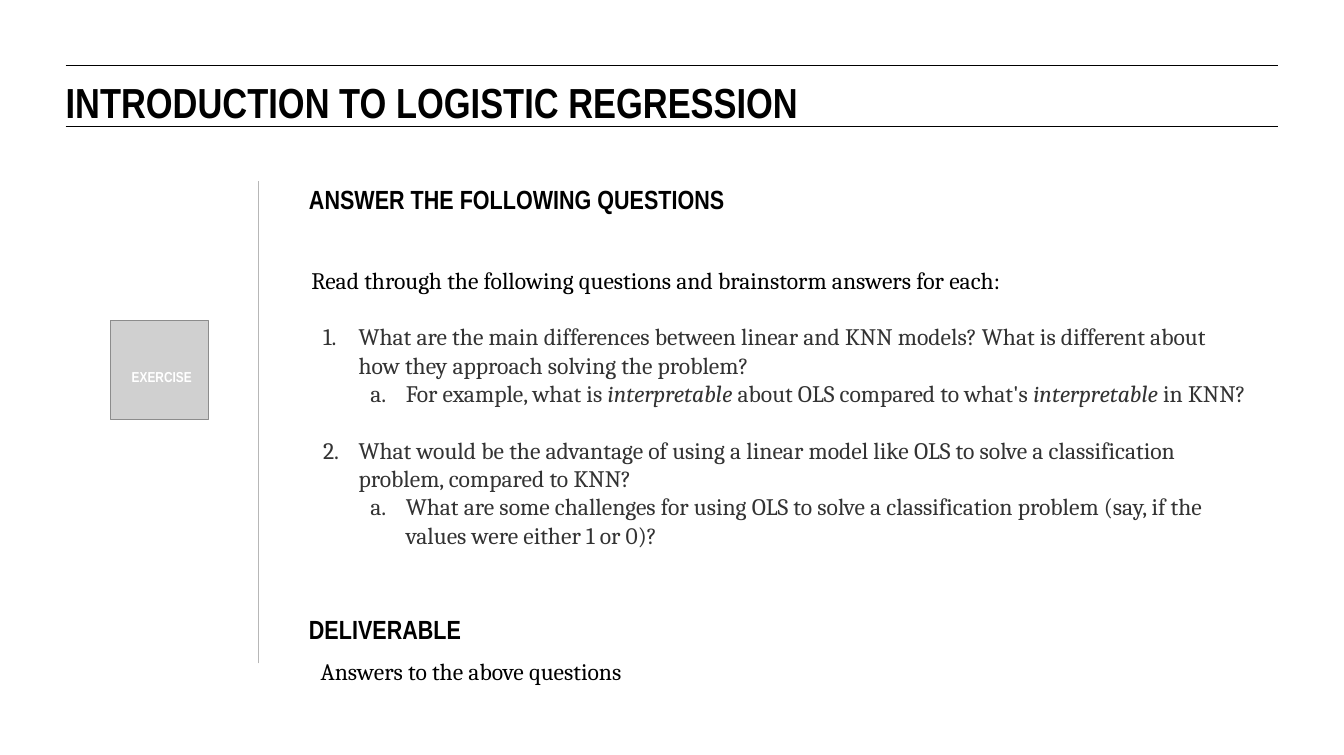
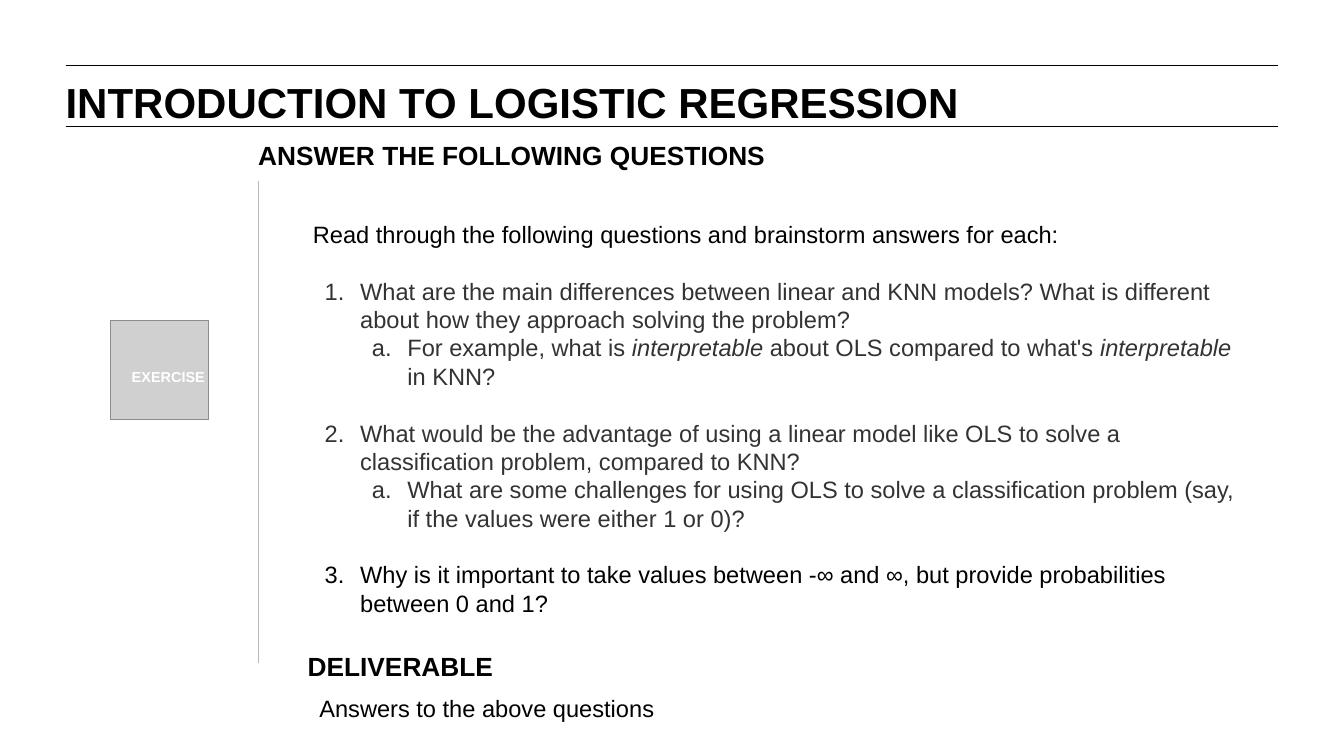
Before and after one commit to matanefron/data-sets, a slide deck: slide 20 of lessons/lesson-9/09-intro-to-logistic-regression.pptx (slide 6 before the commit). Drawn at 1344x755 pixels with LibreOffice and Linux fonts; fonts in the diff are those of the drawing; grey boxes stand for pictures. Boxes give left, top, right and bottom in pixels: in the first picture for what was removed or moved away, otherwise in the second. Text is boxed around its words. In the diff, an @@ line names an element or a change of style, - is before the commit and + after.

```diff
--- a/lessons/lesson-9/09-intro-to-logistic-regression.pptx
+++ b/lessons/lesson-9/09-intro-to-logistic-regression.pptx
@@ font Arial Narrow to Arial in 4 elements at bbox=[66, 88, 958, 119], bbox=[132, 372, 205, 382], bbox=[308, 658, 493, 676], bbox=[258, 146, 765, 170] @@
@@ text "ANSWER THE FOLLOWING QUESTIONS": place and size @@
-text "ANSWER THE FOLLOWING QUESTIONS" at bbox=[309, 190, 724, 214]
+text "ANSWER THE FOLLOWING QUESTIONS" at bbox=[258, 146, 765, 170]
@@ text "Read through the following questions ...": place and size @@
-text "Read through the following questions ..." at bbox=[311, 272, 1246, 547]
+text "Read through the following questions ..." at bbox=[313, 226, 1233, 588]
@@ text at bbox=[313, 226, 1233, 532]: font Cambria to Arial in "Read through the following questions and brainstorm ...", "What are the main differences between linear ...", "For example, what is interpretable about OLS ...", "What would be the advantage of using ..." and 1 more places @@
@@ text at bbox=[360, 566, 1165, 588]: paragraph added @@
+3. Why is it important to take values between -∞ and ∞, but provide probabilities between 0 and 1?
@@ text "DELIVERABLE": place and size @@
-text "DELIVERABLE" at bbox=[309, 621, 461, 639]
+text "DELIVERABLE" at bbox=[308, 658, 493, 676]
@@ text "Answers to the above questions": place and size @@
-text "Answers to the above questions" at bbox=[321, 663, 621, 685]
+text "Answers to the above questions" at bbox=[319, 700, 654, 722]
@@ text "Answers to the above questions" at bbox=[319, 700, 654, 722]: font Cambria to Arial @@
```
Also in this commit, not shown: 46 other slides changed, 8 slides added, 21 slides removed, 9 other files.
